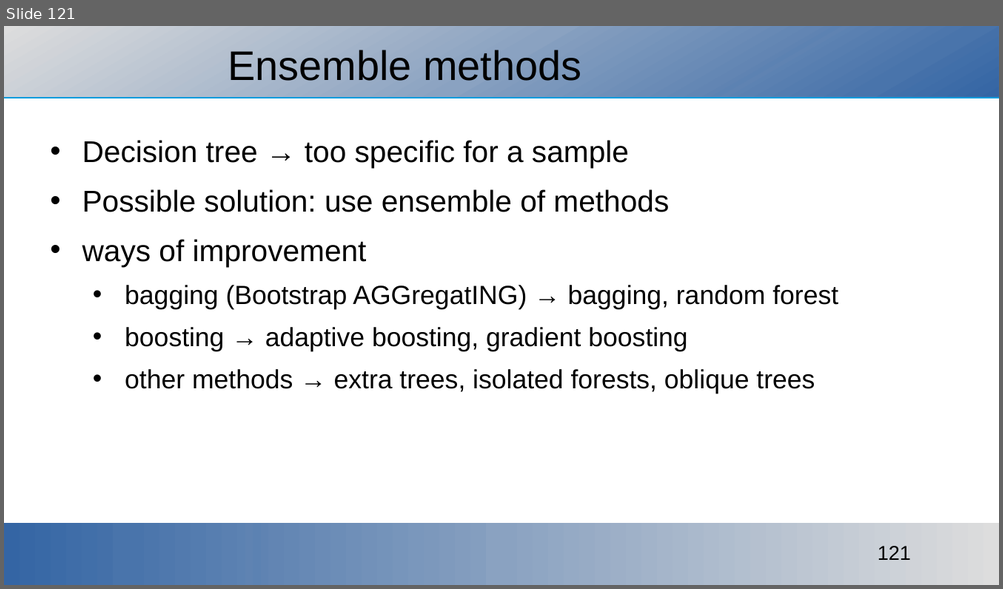
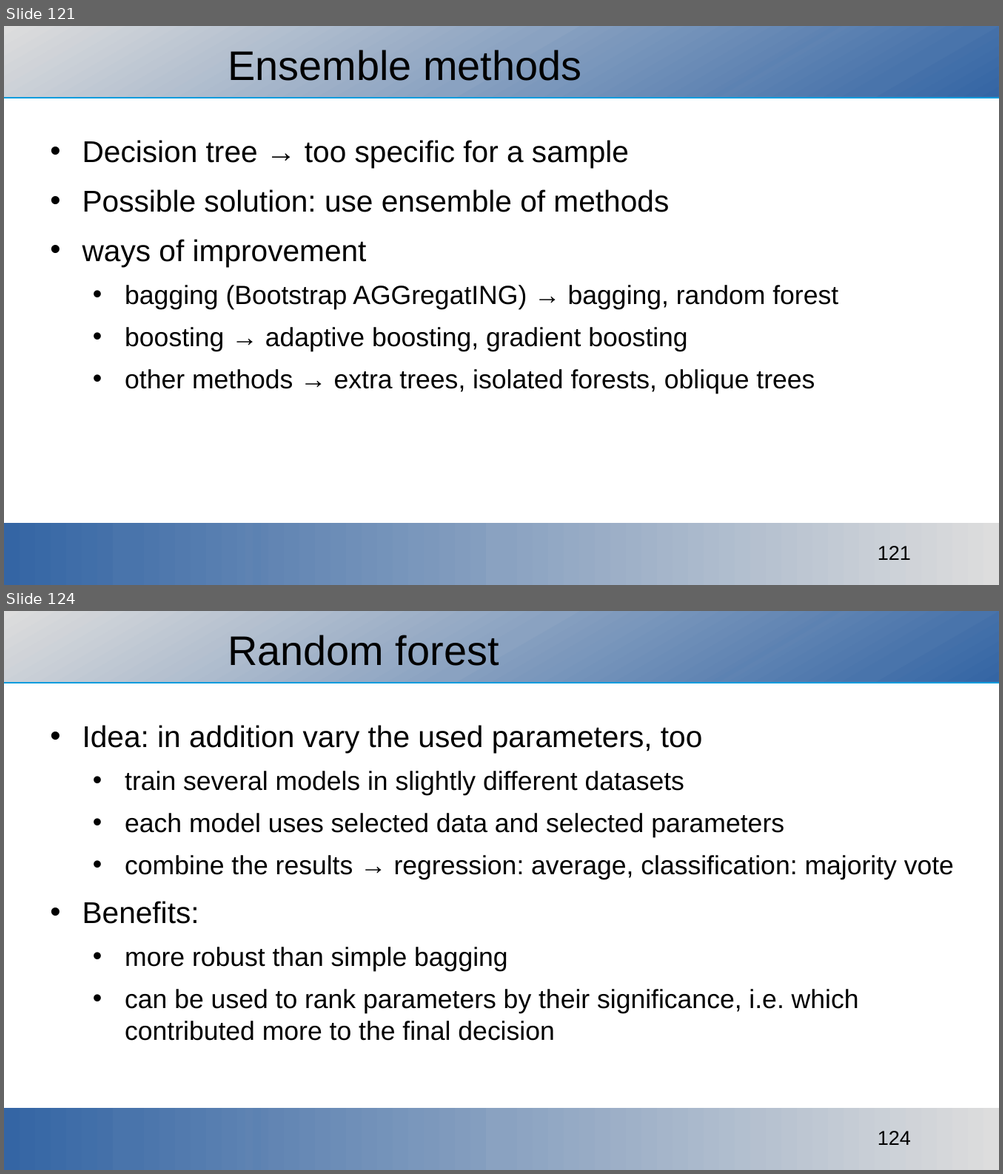
Before and after one commit to ajakovac/ML-in-Practice-I, a slide deck: ML in practice.odp. Shown one above the other, each under a label of ours: slide 121 before the commit, slides 121 and 124 after it; the slides between them are not shown. The pictures are 1003x589 and 1003x1174 pixels, drawn with LibreOffice and Linux fonts; fonts in the diff are those of the drawing; background and template pictures are left out. Boxes give left, top, right and bottom in pixels: in the first picture for what was removed or moved away, otherwise in the second. Text is boxed around its words. In the diff, an @@ line names an element or a change of style, - is before the commit and + after.

Commit message:
parameter relevance measures added

```diff
--- a/ML in practice.odp
+++ b/ML in practice.odp
@@ slide 124 added at (x1=4, y1=611, x2=999, y2=1170), background #FFFFFF; not listed: 3 template elements that a slide beside it also shows @@
@@ title added at (x1=227, y1=635, x2=499, y2=666), 33 pt, text #000000 @@
+Random forest
@@ text added at (x1=82, y1=725, x2=953, y2=1041), 21 pt, text #000000 @@
+• Idea: in addition vary the used parameters, too
+  • train several models in slightly different datasets
+  • each model uses selected data and selected parameters
+  • combine the results → regression: average, classification: majority vote
+• Benefits:
+  • more robust than simple bagging
+  • can be used to rank parameters by their significance, i.e. which contributed more to the final decision
```
Also in this commit, not shown: 6 slides changed, 19 other slides added, 15 other files.
